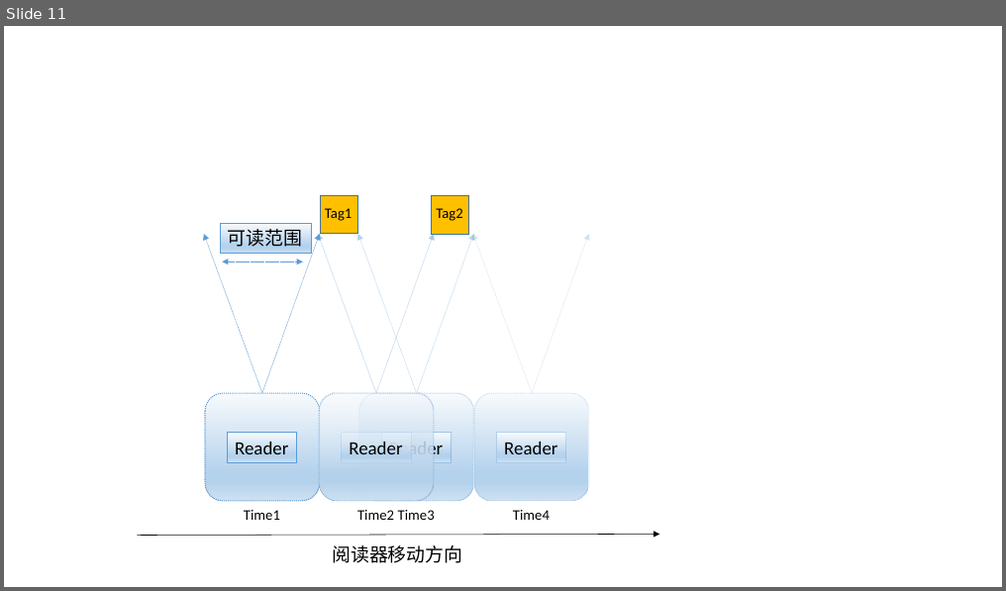
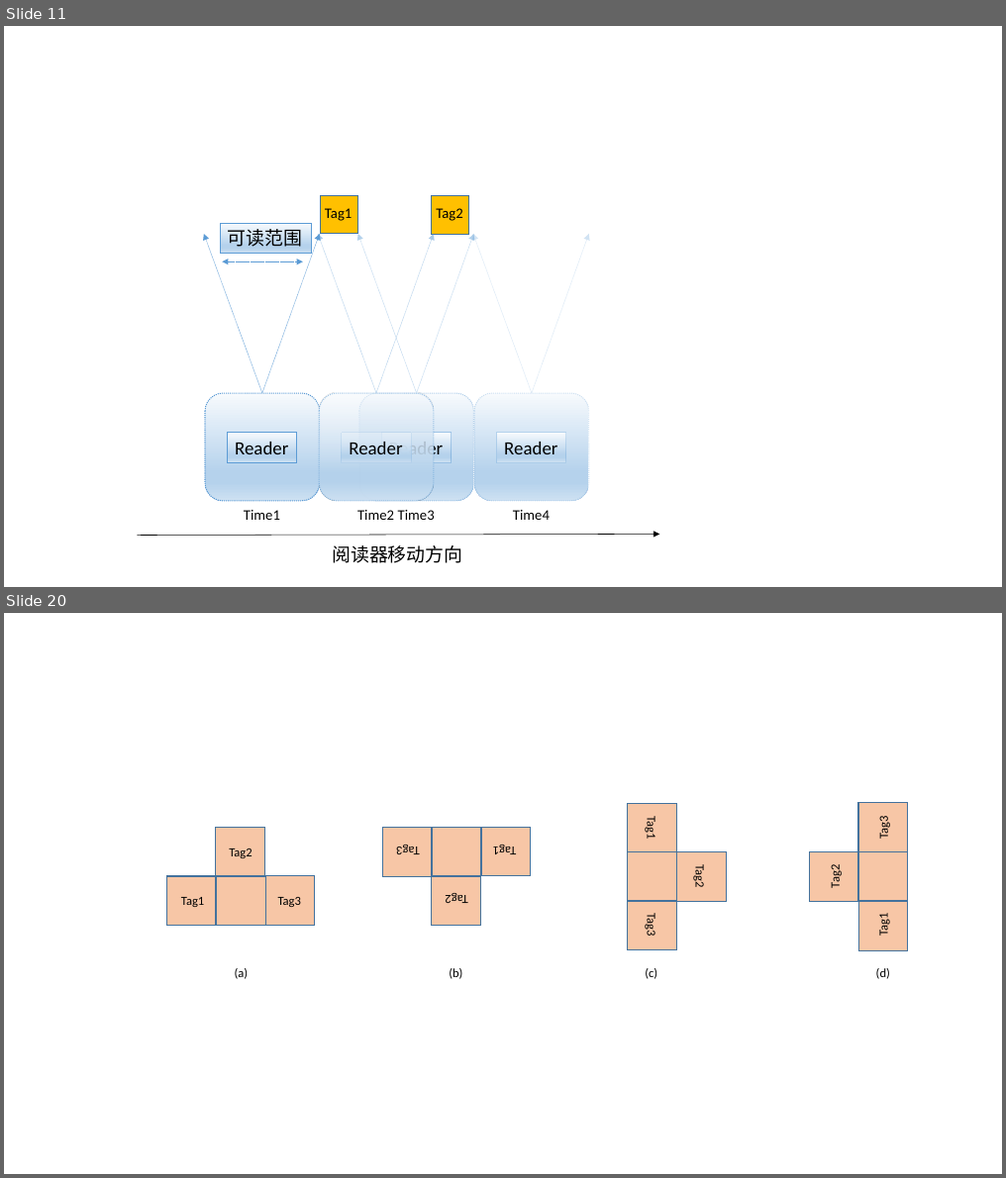
Before and after one commit to Allen-Wang-PW/Graduate_Project, a slide deck: 毕业论文/xArray/pic.pptx. Shown one above the other, each under a label of ours: slide 11 before the commit, slides 11 and 20 after it; the slides between them are not shown. The pictures are 1006x591 and 1006x1178 pixels, drawn with LibreOffice and Linux fonts; fonts in the diff are those of the drawing. Boxes give left, top, right and bottom in pixels: in the first picture for what was removed or moved away, otherwise in the second. Text is boxed around its words. In the diff, an @@ line names an element or a change of style, - is before the commit and + after.

```diff
--- a/毕业论文/xArray/pic.pptx
+++ b/毕业论文/xArray/pic.pptx
@@ slide 20 added at box(4, 613, 1002, 1174), background #FFFFFF @@
@@ group added at box(166, 802, 908, 979): 16 rectangles, 16 texts @@
+Tag1
+Tag3
+Tag2
+Tag1
+Tag3
+Tag2
+Tag1
+Tag3
+Tag2
+Tag1
+Tag3
+Tag2
+(a)
+(b)
+(c)
+(d)
```
Also in this commit, not shown: 1 slide changed, 10 other slides added, 1 other file.
